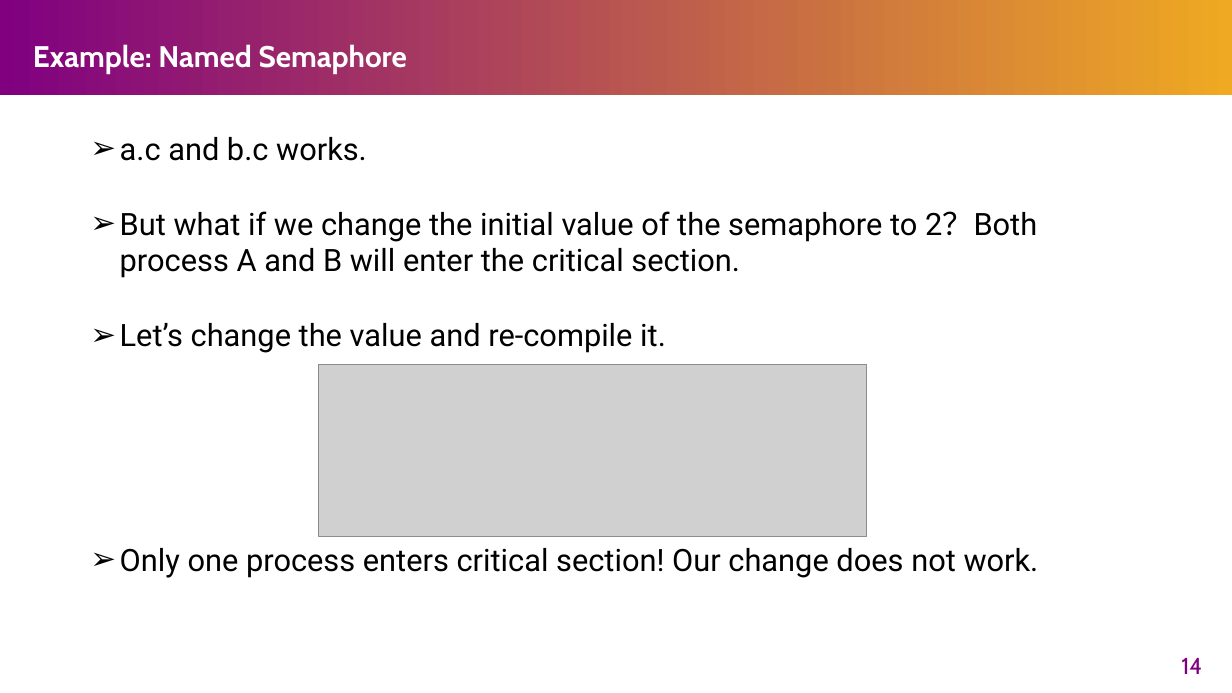
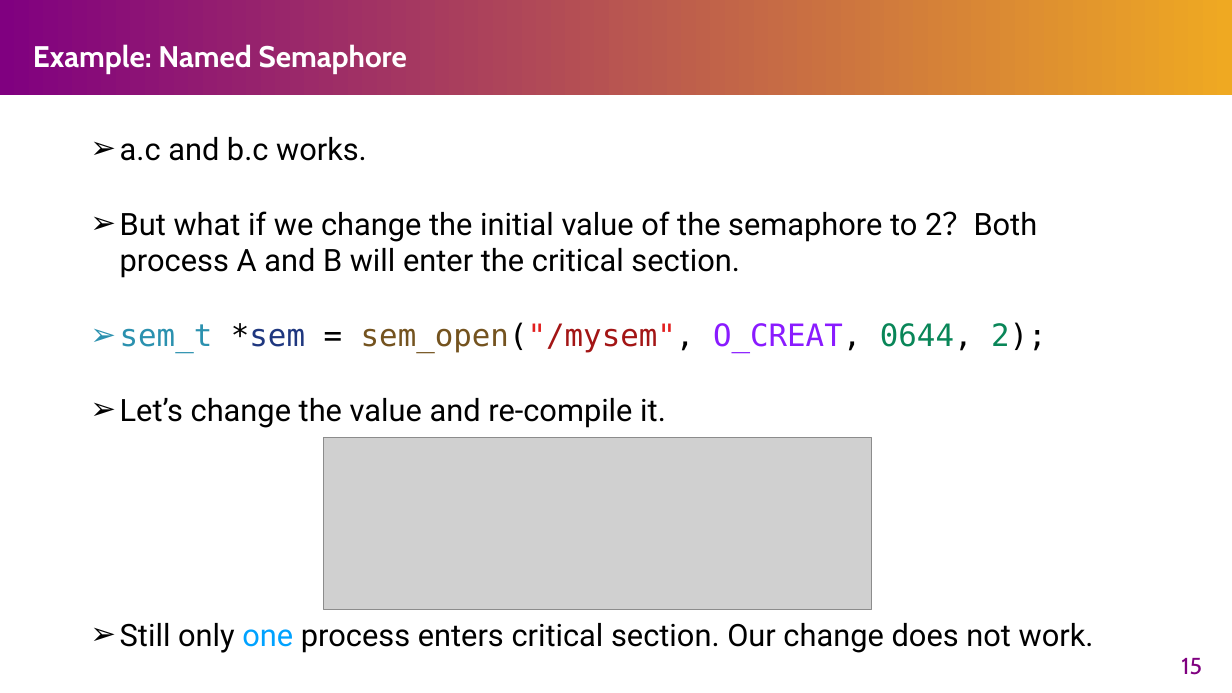
Before and after one commit to henryhxu/CSCI3150, a slide deck: slide 15 of tutorial/T06/tut06.pptx (slide 14 before the commit). Drawn at 1232x693 pixels with LibreOffice and Linux fonts; fonts in the diff are those of the drawing; grey boxes stand for pictures. Boxes give left, top, right and bottom in pixels: in the first picture for what was removed or moved away, otherwise in the second. Text is boxed around its words. In the diff, an @@ line names an element or a change of style, - is before the commit and + after.

```diff
--- a/tutorial/T06/tut06.pptx
+++ b/tutorial/T06/tut06.pptx
@@ text at bbox=[120, 322, 1047, 353]: paragraph added @@
+➢ sem_t *sem = sem_open("/mysem", O_CREAT, 0644, 2);
@@ picture: place and size @@
-picture at bbox=[319, 364, 867, 536]
+picture at bbox=[323, 437, 872, 609]
@@ text at bbox=[120, 623, 1094, 653]: text changed @@
-➢ Only one process enters critical section! Our change does not work.
+➢ Still only one process enters critical section. Our change does not work.
@@ page number at bbox=[1181, 658, 1202, 675]: text changed @@
-14
+15
```
Also in this commit, not shown: 12 other slides changed, 2 slides added, 2 other files.
